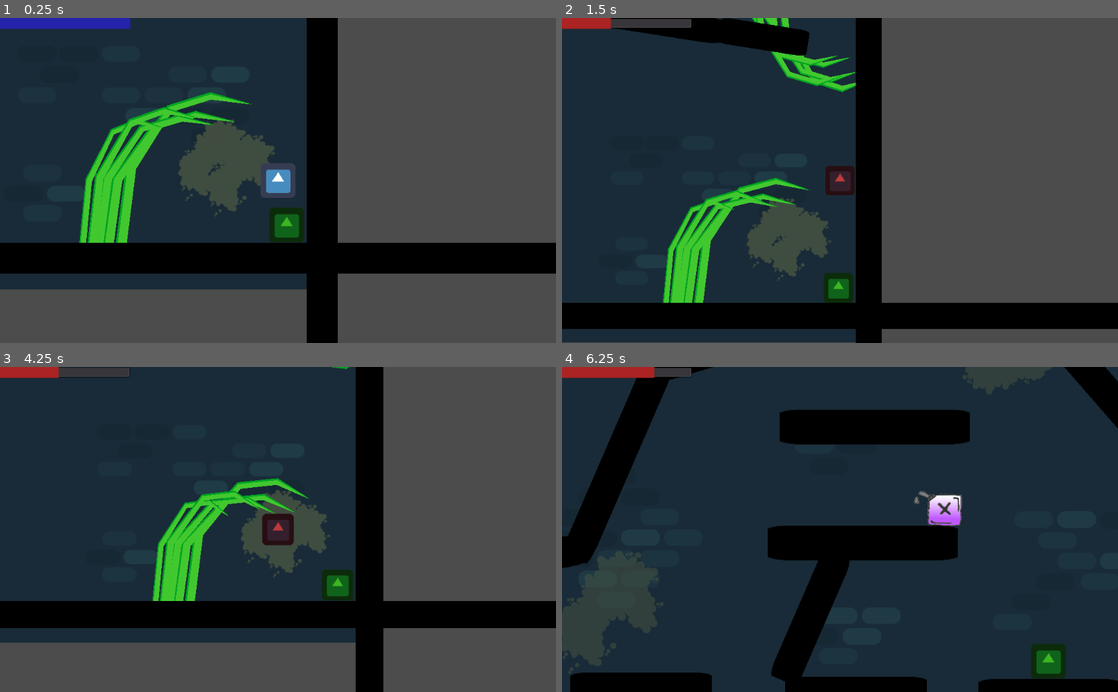
Above: before the commit, frames 1-4 (two rows, left to right).
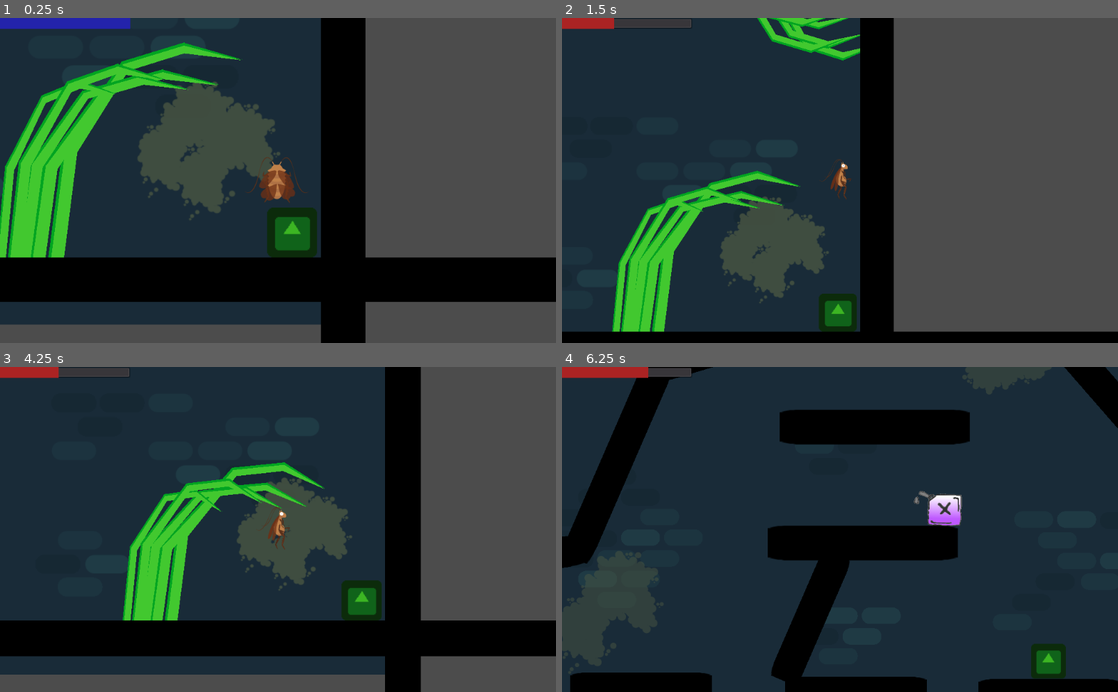
Above: after the commit, the same moments.

Repository: ChibiDenDen/Jook
Game: Godot game, scene res://Scenes/PhysicsGame.tscn
The game is run twice, just before and just after one commit, with the same random seed, the same clock (stepped at 60 frames per second) and the same inputs. The engine's default icon, where the game draws it, is replaced by a stand-in: a white triangle on a blue panel in a dark square.
Inputs (mouse positions are in pixels of both pictures, inside the frame that each line leads up to):
- Up to frame 1 (0.25 s): no input
- Up to frame 2 (1.5 s): move the mouse to (678, 255) at 0.52 s; hold Up (ui_up) 0.53-1.28 s; hold Right (ui_right) from 0.53 s (still down); click (678, 255) at 0.67 s; move the mouse to (684, 307) at 1.27 s; tap Up (ui_up) at 1.35 s; click (684, 307) at 1.42 s
- Up to frame 3 (4.25 s): tap Up (ui_up) at 1.52, 1.82, 2.85, 3.02, 3.32 s; move the mouse to (100, 627) at 2.02 s; release Right (ui_right) at 2.03 s; hold Left (ui_left) 2.03-2.78 s; hold Up (ui_up) 2.03-2.78 s; click (100, 627) at 2.17 s; move the mouse to (250, 594) at 2.77 s; hold Right (ui_right) from 2.78 s (still down); click (250, 594) at 2.92 s; tap Enter at 3.5 s; move the mouse to (444, 578) at 3.52 s; hold Up (ui_up) from 3.53 s (still down)
- Up to frame 4 (6.25 s): move the mouse to (717, 610) at 4.27 s; release Right (ui_right) at 4.28 s; release Up (ui_up) at 4.28 s; hold Left (ui_left) 4.28-5.03 s; tap Up (ui_up) at 4.35, 4.52, 4.82, 5.85, 6.02 s; click (717, 610) at 4.42 s; move the mouse to (706, 565) at 5.02 s; hold Right (ui_right) 5.03-5.78 s; hold Up (ui_up) 5.03-5.78 s; click (706, 565) at 5.17 s; move the mouse to (756, 448) at 5.77 s; hold Left (ui_left) from 5.78 s (still down)

The runs differ from the first frame. In frame 1, 37% of the frame differs, in the area x 0-100%, y 0-100%; in frame 2, 25%; in frame 3, 34%; in frame 4, less than 0.1%.

Commit message:
Added flying and walking animation

Diff:
--- a/Objects/CrashedPlayer/CrashedPlayer.gd
+++ b/Objects/CrashedPlayer/CrashedPlayer.gd
@@ -12,7 +12,7 @@
 
 # Called when the node enters the scene tree for the first time.
 func _ready():
-	pass
+	$AnimationPlayer.play("walk")
 
 func on_start():
 	$Tween.interpolate_property($Camera2D, "zoom", camera_zoom, Vector2(1, 1), 1)
@@ -25,9 +25,12 @@
 func _process(delta):
 	move_vec += Vector2.DOWN * falling_acc * delta
 	if is_on_floor():
+		$AnimationPlayer.play("walk")
 		move_vec += Vector2.RIGHT * acc * delta
 		if move_vec.length() > walking_speed:
 			move_vec = move_vec.normalized() * walking_speed
+	else:
+		$AnimationPlayer.stop()
 	move_vec = move_and_slide(move_vec, Vector2.UP)
 	if get_slide_count() == 0 or will_drop():
 		drop = true
--- a/Objects/CrashedPlayer/CrashedPlayer.tscn
+++ b/Objects/CrashedPlayer/CrashedPlayer.tscn
@@ -1,10 +1,64 @@
-[gd_scene load_steps=4 format=2]
+[gd_scene load_steps=5 format=2]
 
-[ext_resource path="res://icon.png" type="Texture" id=1]
 [ext_resource path="res://Objects/CrashedPlayer/CrashedPlayer.gd" type="Script" id=2]
+[ext_resource path="res://Resources/Jook/Anims/SIDE.png" type="Texture" id=3]
 
 [sub_resource type="RectangleShape2D" id=1]
 extents = Vector2( 33.7943, 33.3018 )
+
+[sub_resource type="Animation" id=2]
+resource_name = "walk"
+length = 0.5
+loop = true
+step = 0.05
+tracks/0/type = "value"
+tracks/0/path = NodePath("Sprite:texture")
+tracks/0/interp = 1
+tracks/0/loop_wrap = true
+tracks/0/imported = false
+tracks/0/enabled = true
+tracks/0/keys = {
+"times": PoolRealArray( 0 ),
+"transitions": PoolRealArray( 1 ),
+"update": 1,
+"values": [ ExtResource( 3 ) ]
+}
+tracks/1/type = "value"
+tracks/1/path = NodePath("Sprite:vframes")
+tracks/1/interp = 1
+tracks/1/loop_wrap = true
+tracks/1/imported = false
+tracks/1/enabled = true
+tracks/1/keys = {
+"times": PoolRealArray( 0 ),
+"transitions": PoolRealArray( 1 ),
+"update": 1,
+"values": [ 5 ]
+}
+tracks/2/type = "value"
+tracks/2/path = NodePath("Sprite:hframes")
+tracks/2/interp = 1
+tracks/2/loop_wrap = true
+tracks/2/imported = false
+tracks/2/enabled = true
+tracks/2/keys = {
+"times": PoolRealArray( 0 ),
+"transitions": PoolRealArray( 1 ),
+"update": 1,
+"values": [ 3 ]
+}
+tracks/3/type = "value"
+tracks/3/path = NodePath("Sprite:frame")
+tracks/3/interp = 1
+tracks/3/loop_wrap = true
+tracks/3/imported = false
+tracks/3/enabled = true
+tracks/3/keys = {
+"times": PoolRealArray( 0, 0.5 ),
+"transitions": PoolRealArray( 1, 1 ),
+"update": 0,
+"values": [ 0, 13 ]
+}
 
 [node name="CrashedPlayer" type="KinematicBody2D"]
 collision_layer = 2
@@ -12,8 +66,10 @@
 script = ExtResource( 2 )
 
 [node name="Sprite" type="Sprite" parent="."]
-modulate = Color( 0.733333, 0.231373, 0.231373, 1 )
-texture = ExtResource( 1 )
+scale = Vector2( 0.3, 0.3 )
+texture = ExtResource( 3 )
+vframes = 5
+hframes = 3
 
 [node name="CollisionShape2D" type="CollisionShape2D" parent="."]
 shape = SubResource( 1 )
@@ -22,3 +78,6 @@
 current = true
 
 [node name="Tween" type="Tween" parent="."]
+
+[node name="AnimationPlayer" type="AnimationPlayer" parent="."]
+anims/walk = SubResource( 2 )
--- a/Objects/Player/Player.gd
+++ b/Objects/Player/Player.gd
@@ -17,7 +17,7 @@
 
 export var camera_zoom_scale := 100
 export var camera_zoom_speed := 1
-export var min_camera_zoom := 1
+export var min_camera_zoom := 0.7
 export var max_camera_zoom := 3
 var last_camera_zoom : Vector2
 var target_camera_zoom : float = 1.0
@@ -66,6 +66,7 @@
 		return
 
 	if Input.is_action_pressed("ui_up") and cur_fuel > 0 and !filling_fuel:
+		$AnimationPlayer.play("fly")
 		gravity_scale = 1
 		if use_fuel:
 			cur_fuel = max(0, cur_fuel - (max_fuel * state.get_step()) / fuel_empty_time)
@@ -83,6 +84,7 @@
 		applied_force = cur_thrust.rotated(rotation)
 		$Particles2D.emitting = true
 	else:
+		$AnimationPlayer.stop()
 		if use_fuel:
 			cur_fuel = min(max_fuel, cur_fuel + (max_fuel * state.get_step()) / fuel_fill_time)
 			filling_fuel = cur_fuel != max_fuel
--- a/Objects/Player/Player.tscn
+++ b/Objects/Player/Player.tscn
@@ -1,7 +1,7 @@
-[gd_scene load_steps=5 format=2]
+[gd_scene load_steps=6 format=2]
 
 [ext_resource path="res://Objects/Player/Player.gd" type="Script" id=1]
-[ext_resource path="res://icon.png" type="Texture" id=2]
+[ext_resource path="res://Resources/Jook/Anims/BACK.png" type="Texture" id=3]
 
 [sub_resource type="CircleShape2D" id=1]
 radius = 30.0666
@@ -18,6 +18,60 @@
 scale = 5.0
 color = Color( 0.831373, 0.831373, 0.831373, 0.792157 )
 
+[sub_resource type="Animation" id=3]
+resource_name = "fly"
+length = 0.3
+loop = true
+step = 0.05
+tracks/0/type = "value"
+tracks/0/path = NodePath("Sprite:texture")
+tracks/0/interp = 1
+tracks/0/loop_wrap = true
+tracks/0/imported = false
+tracks/0/enabled = true
+tracks/0/keys = {
+"times": PoolRealArray( 0 ),
+"transitions": PoolRealArray( 1 ),
+"update": 1,
+"values": [ ExtResource( 3 ) ]
+}
+tracks/1/type = "value"
+tracks/1/path = NodePath("Sprite:vframes")
+tracks/1/interp = 1
+tracks/1/loop_wrap = true
+tracks/1/imported = false
+tracks/1/enabled = true
+tracks/1/keys = {
+"times": PoolRealArray( 0 ),
+"transitions": PoolRealArray( 1 ),
+"update": 1,
+"values": [ 2 ]
+}
+tracks/2/type = "value"
+tracks/2/path = NodePath("Sprite:hframes")
+tracks/2/interp = 1
+tracks/2/loop_wrap = true
+tracks/2/imported = false
+tracks/2/enabled = true
+tracks/2/keys = {
+"times": PoolRealArray( 0 ),
+"transitions": PoolRealArray( 1 ),
+"update": 1,
+"values": [ 4 ]
+}
+tracks/3/type = "value"
+tracks/3/path = NodePath("Sprite:frame")
+tracks/3/interp = 1
+tracks/3/loop_wrap = true
+tracks/3/imported = false
+tracks/3/enabled = true
+tracks/3/keys = {
+"times": PoolRealArray( 0, 0.3 ),
+"transitions": PoolRealArray( 1, 1 ),
+"update": 0,
+"values": [ 0, 7 ]
+}
+
 [node name="Player" type="RigidBody2D"]
 position = Vector2( 472, 265 )
 collision_mask = 2147483649
@@ -29,10 +83,14 @@
 shape = SubResource( 1 )
 
 [node name="Sprite" type="Sprite" parent="."]
-texture = ExtResource( 2 )
+scale = Vector2( 0.3, 0.3 )
+texture = ExtResource( 3 )
+vframes = 2
+hframes = 4
 
 [node name="Camera2D" type="Camera2D" parent="."]
 current = true
+zoom = Vector2( 0.7, 0.7 )
 
 [node name="BoostTimer" type="Timer" parent="."]
 wait_time = 3.0
@@ -46,4 +104,7 @@
 process_material = SubResource( 2 )
 
 [node name="Tween" type="Tween" parent="."]
+
+[node name="AnimationPlayer" type="AnimationPlayer" parent="."]
+anims/fly = SubResource( 3 )
 [connection signal="body_entered" from="." to="." method="_on_Player_body_entered"]
--- a/Scenes/PhysicsGame.tscn
+++ b/Scenes/PhysicsGame.tscn
@@ -34,7 +34,7 @@
 texture = ExtResource( 9 )
 
 [node name="Player" parent="." instance=ExtResource( 1 )]
-position = Vector2( 1754.52, 768.933 )
+position = Vector2( 1752, 784 )
 thrust = Vector2( 0, -300 )
 torque = 2500
 fuel_fill_time = 0.75
--- a/project.godot
+++ b/project.godot
@@ -7,6 +7,11 @@
 ;   param=value ; assign values to parameters
 
 config_version=4
+
+_global_script_classes=[  ]
+_global_script_class_icons={
+
+}
 
 [application]
 
Not shown: 2 places in Objects/Obstacles/Water/Water.tscn that only renumber resources
Binary file added: Resources/Jook/Anims/BACK.png
Binary file added: Resources/Jook/Anims/SIDE.png
